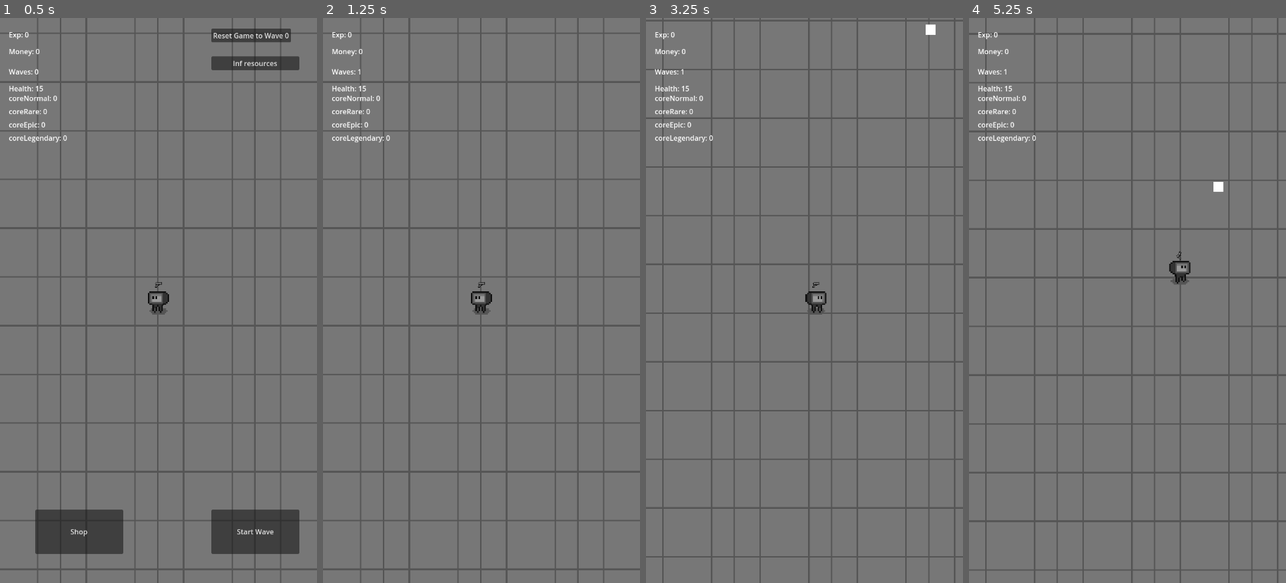
Above: before the commit, frames 1-4 (left to right).
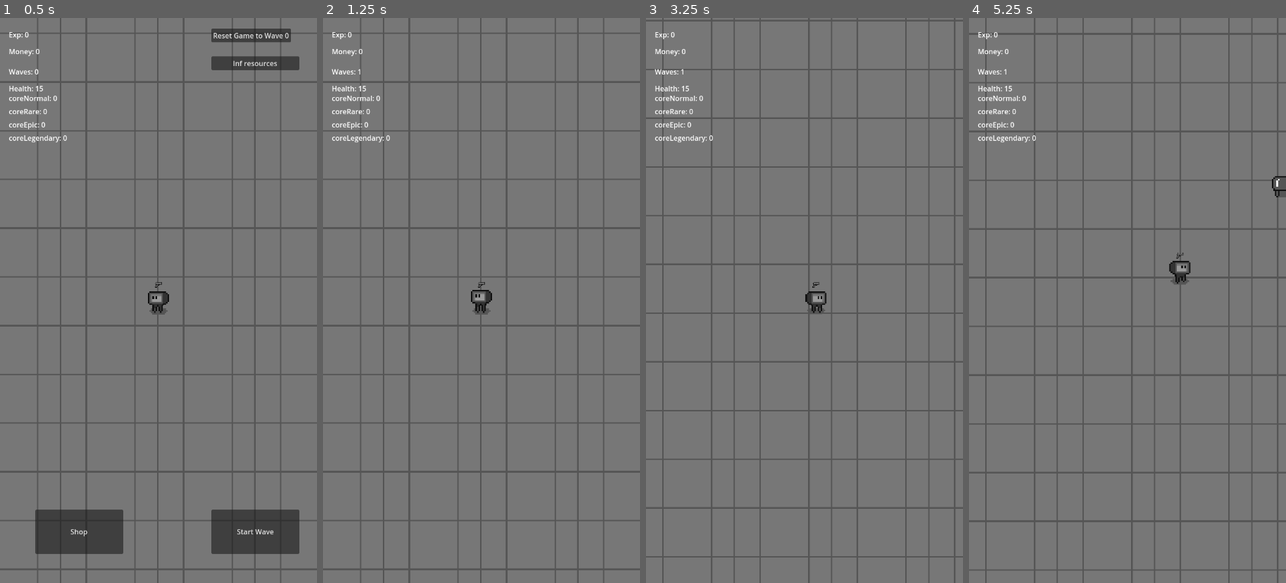
Above: after the commit, the same moments.

Repository: Davideee03/MobileComputing
Game: Godot game, scene res://Scenes/Towns/Town.tscn
The game is run twice, just before and just after one commit, with the same random seed, the same clock (stepped at 60 frames per second) and the same inputs. Sound files missing from this copy of the repository are replaced by a short silence.
Inputs (mouse positions are in pixels of both pictures, inside the frame that each line leads up to):
- Up to frame 1 (0.5 s): no input
- Up to frame 2 (1.25 s): click "Start Wave" at 0.5 s
- Up to frame 3 (3.25 s): move the mouse to (874, 272) at 1.27 s; tap A (a) at 1.35, 2.85 s; click (874, 272) at 1.42 s; tap Enter at 2 s; drag from (741, 328) to (804, 300) at 2.02 s; move the mouse to (836, 176) at 2.77 s; click (836, 176) at 2.92 s
- Up to frame 4 (5.25 s): drag from (1111, 413) to (1140, 300) at 3.52 s; move the mouse to (1222, 385) at 4.27 s; tap A (a) at 4.35 s; click (1222, 385) at 4.42 s; drag from (1032, 215) to (1222, 176) at 5.02 s

Frame 1 is identical in both runs. In frame 2, less than 0.1% of the frame differs, in the area x 46-54%, y 48-52%; in frame 3, less than 0.1%; in frame 4, 0.2%, in the area x 65-100%, y 28-43%.

Commit message:
Dasher enemy
A new enemy that uses a state machine

Diff:
--- a/Scenes/Enemies/Dasher/Dasher.tscn
+++ b/Scenes/Enemies/Dasher/Dasher.tscn
@@ -7,8 +7,8 @@
 [ext_resource type="Script" path="res://Scripts/Enemies/Dasher/IdleDasherState.gd" id="3_xoo5o"]
 [ext_resource type="Script" path="res://Scripts/Enemies/Dasher/ChaseDasherState.gd" id="4_4h2d7"]
 [ext_resource type="Script" path="res://Scripts/Enemies/Dasher/DashDasherState.gd" id="5_7mdq2"]
-
-[sub_resource type="RectangleShape2D" id="RectangleShape2D_ixlum"]
+[ext_resource type="Texture2D" uid="uid://ckvncrx32culf" path="res://Sprites/Enemies/Dasher.png" id="8_vofbw"]
+[ext_resource type="Texture2D" uid="uid://cq4irhh5imy38" path="res://Sprites/Player/PlayerShadow.png" id="9_5onrp"]
 
 [sub_resource type="CircleShape2D" id="CircleShape2D_u42id"]
 radius = 150.0
@@ -17,19 +17,86 @@
 
 [sub_resource type="RectangleShape2D" id="RectangleShape2D_bk1gu"]
 
-[node name="Dasher" type="CharacterBody2D"]
+[sub_resource type="Animation" id="Animation_555si"]
+resource_name = "Charge"
+length = 0.1
+step = 0.1
+tracks/0/type = "value"
+tracks/0/imported = false
+tracks/0/enabled = true
+tracks/0/path = NodePath("EnemySprite:frame_coords")
+tracks/0/interp = 1
+tracks/0/loop_wrap = true
+tracks/0/keys = {
+"times": PackedFloat32Array(0),
+"transitions": PackedFloat32Array(1),
+"update": 1,
+"values": [Vector2i(4, 0)]
+}
+
+[sub_resource type="Animation" id="Animation_pdp8r"]
+resource_name = "Dash"
+length = 0.1
+step = 0.1
+tracks/0/type = "value"
+tracks/0/imported = false
+tracks/0/enabled = true
+tracks/0/path = NodePath("EnemySprite:frame_coords")
+tracks/0/interp = 1
+tracks/0/loop_wrap = true
+tracks/0/keys = {
+"times": PackedFloat32Array(0),
+"transitions": PackedFloat32Array(1),
+"update": 1,
+"values": [Vector2i(5, 0)]
+}
+
+[sub_resource type="Animation" id="Animation_1gnyv"]
+length = 0.001
+tracks/0/type = "value"
+tracks/0/imported = false
+tracks/0/enabled = true
+tracks/0/path = NodePath("EnemySprite:frame_coords")
+tracks/0/interp = 1
+tracks/0/loop_wrap = true
+tracks/0/keys = {
+"times": PackedFloat32Array(0),
+"transitions": PackedFloat32Array(1),
+"update": 1,
+"values": [Vector2i(0, 0)]
+}
+
+[sub_resource type="Animation" id="Animation_wt5lu"]
+resource_name = "Walk"
+length = 0.4
+loop_mode = 1
+step = 0.1
+tracks/0/type = "value"
+tracks/0/imported = false
+tracks/0/enabled = true
+tracks/0/path = NodePath("EnemySprite:frame_coords")
+tracks/0/interp = 1
+tracks/0/loop_wrap = true
+tracks/0/keys = {
+"times": PackedFloat32Array(0, 0.1, 0.2, 0.3),
+"transitions": PackedFloat32Array(1, 1, 1, 1),
+"update": 1,
+"values": [Vector2i(0, 0), Vector2i(1, 0), Vector2i(2, 0), Vector2i(3, 0)]
+}
+
+[sub_resource type="AnimationLibrary" id="AnimationLibrary_vims4"]
+_data = {
+"Charge": SubResource("Animation_555si"),
+"Dash": SubResource("Animation_pdp8r"),
+"RESET": SubResource("Animation_1gnyv"),
+"Walk": SubResource("Animation_wt5lu")
+}
+
+[node name="Dasher" type="Node2D"]
 script = ExtResource("1_8cgav")
 value = 3
 damage = 4
-
-[node name="ColorRect" type="ColorRect" parent="."]
-offset_left = -10.0
-offset_top = -10.0
-offset_right = 10.0
-offset_bottom = 10.0
-
-[node name="CollisionShape2D" type="CollisionShape2D" parent="."]
-shape = SubResource("RectangleShape2D_ixlum")
+health = 12
 
 [node name="Areas" type="Node2D" parent="."]
 
@@ -51,8 +118,6 @@
 [node name="CollisionShape2D" type="CollisionShape2D" parent="Areas/EnemyHealthSystem"]
 shape = SubResource("RectangleShape2D_bk1gu")
 
-[node name="EnemySprite" type="Sprite2D" parent="."]
-
 [node name="StateMachine" type="Node" parent="." node_paths=PackedStringArray("CURRENT_STATE")]
 script = ExtResource("2_tuqdk")
 CURRENT_STATE = NodePath("IdleDasherState")
@@ -65,7 +130,22 @@
 
 [node name="DashDasherState" type="Node" parent="StateMachine"]
 script = ExtResource("5_7mdq2")
-speed = null
+
+[node name="EnemySprite" type="Sprite2D" parent="."]
+scale = Vector2(3, 3)
+texture = ExtResource("8_vofbw")
+hframes = 6
+
+[node name="AnimationPlayer" type="AnimationPlayer" parent="."]
+libraries = {
+"": SubResource("AnimationLibrary_vims4")
+}
+
+[node name="PlayerShadow" type="Sprite2D" parent="."]
+z_index = -5
+position = Vector2(0, 18)
+scale = Vector2(3, 3)
+texture = ExtResource("9_5onrp")
 
 [connection signal="area_entered" from="Areas/PlayerDetector" to="StateMachine/ChaseDasherState" method="_on_player_detector_area_entered"]
 [connection signal="area_exited" from="Areas/PlayerDetector" to="StateMachine/DashDasherState" method="_on_player_detector_area_exited"]
--- a/Scenes/Enemies/DefaultEnemy/EnemyDefault.tscn
+++ b/Scenes/Enemies/DefaultEnemy/EnemyDefault.tscn
@@ -51,13 +51,11 @@
 "Walk": SubResource("Animation_27yhv")
 }
 
-[sub_resource type="RectangleShape2D" id="RectangleShape2D_p1tu5"]
-
-[node name="DefaultEnemy" type="CharacterBody2D"]
+[node name="DefaultEnemy" type="Node2D"]
 top_level = true
-collision_layer = 0
-collision_mask = 0
 script = ExtResource("1_byofy")
+value = 2
+health = 7
 
 [node name="HealthSystem" type="Area2D" parent="."]
 collision_layer = 4
@@ -82,6 +80,7 @@
 scale = Vector2(3, 3)
 texture = ExtResource("4_p2thn")
 hframes = 4
+frame = 2
 
 [node name="PlayerShadow" type="Sprite2D" parent="."]
 position = Vector2(0, 20)
@@ -95,7 +94,4 @@
 }
 autoplay = "Walk"
 
-[node name="CollisionShape2D" type="CollisionShape2D" parent="."]
-shape = SubResource("RectangleShape2D_p1tu5")
-
 [connection signal="area_entered" from="Hitbox" to="Hitbox" method="_on_area_entered"]
--- /dev/null
+++ b/Scenes/Enemies/Shooter/Shooter.tscn
@@ -0,0 +1,3 @@
+[gd_scene format=3 uid="uid://c3uky5qtvghti"]
+
+[node name="Shooter" type="Node2D"]
--- a/Scenes/Player/Player.tscn
+++ b/Scenes/Player/Player.tscn
@@ -117,8 +117,26 @@
 "values": [Vector2(0, 22), Vector2(0, 20), Vector2(0, 22), Vector2(0, 20)]
 }
 
+[sub_resource type="Animation" id="Animation_cp11l"]
+resource_name = "Idle"
+length = 0.8
+loop_mode = 1
+tracks/0/type = "value"
+tracks/0/imported = false
+tracks/0/enabled = true
+tracks/0/path = NodePath("Player:frame_coords")
+tracks/0/interp = 1
+tracks/0/loop_wrap = true
+tracks/0/keys = {
+"times": PackedFloat32Array(0, 0.466667),
+"transitions": PackedFloat32Array(1, 1),
+"update": 1,
+"values": [Vector2i(4, 0), Vector2i(5, 0)]
+}
+
 [sub_resource type="AnimationLibrary" id="AnimationLibrary_a82nh"]
 _data = {
+"Idle": SubResource("Animation_cp11l"),
 "RESET": SubResource("Animation_lex7a"),
 "Walk": SubResource("Animation_lm157")
 }
@@ -181,7 +199,7 @@
 z_index = 10
 scale = Vector2(3, 3)
 texture = ExtResource("2_hx48d")
-hframes = 4
+hframes = 6
 
 [node name="AudioStreamPlayer" type="AudioStreamPlayer" parent="."]
 volume_db = -6.0
--- a/Scripts/Enemies/Dasher/ChaseDasherState.gd
+++ b/Scripts/Enemies/Dasher/ChaseDasherState.gd
@@ -3,14 +3,18 @@
 extends DasherMovementState
 
 @export_category("Movement")
-@export var speed : float = 100.0
+@export var speed : float = 150.0
 
 var dash : bool = false
 
+func enter() -> void:
+	ANIMATOR.play("Walk")
+	DASHER.update_speed(speed)
+
 func update(delta):
 	var direction : Vector2 = DASHER.global_position.direction_to(TARGET.global_position)
-	DASHER.update_input(speed, direction)
-	DASHER.update_velocity()
+	DASHER.update_direction(direction)
+	DASHER.update_velocity(delta)
 
 	if dash:
 		transition.emit("DashDasherState")
--- a/Scripts/Enemies/Dasher/DashDasherState.gd
+++ b/Scripts/Enemies/Dasher/DashDasherState.gd
@@ -3,17 +3,24 @@
 extends DasherMovementState
 
 @export_category("Movement")
-@export var speed : float = 300.0
+@export var speed : float = 450.0
 
-var direction : Vector2
 var idle : bool = false
 
 func enter() -> void:
-	direction = DASHER.global_position.direction_to(PLAYER.global_position)
-	DASHER.update_input(speed, direction)
+	DASHER.update_speed(0)
+	ANIMATOR.play("Charge")
+
+	var direction : Vector2 = DASHER.global_position.direction_to(PLAYER.global_position)
+	DASHER.update_direction(direction)
+
+	await ANIMATOR.animation_finished
+
+	ANIMATOR.play("Dash")
+	DASHER.update_speed(speed)
 
 func update(delta):
-	DASHER.update_velocity()
+	DASHER.update_velocity(delta)
 
 	if idle:
 		transition.emit("IdleDasherState")
--- a/Scripts/Enemies/Dasher/DasherMovement.gd
+++ b/Scripts/Enemies/Dasher/DasherMovement.gd
@@ -2,8 +2,13 @@
 
 extends Enemy
 
-func update_input(speed: float, direction : Vector2) -> void:
-	velocity = direction*speed
+func update_speed(speed_state: float) -> void:
+	speed = speed_state
 
-func update_velocity():
-	move_and_slide()
+func update_direction(direction_state: Vector2) -> void:
+	direction = direction_state
+	if (direction_state.x>0&&!enemy_sprite.flip_h)||(direction_state.x<0&&enemy_sprite.flip_h):
+		enemy_sprite.flip_h = !enemy_sprite.flip_h
+
+func update_velocity(delta: float):
+	global_position += direction * speed * delta
--- a/Scripts/Enemies/Dasher/DasherMovementState.gd
+++ b/Scripts/Enemies/Dasher/DasherMovementState.gd
@@ -5,9 +5,11 @@
 var DASHER : Dasher
 var TARGET : Node2D
 var PLAYER : CharacterBody2D
+var ANIMATOR : AnimationPlayer
 
 func _ready() -> void:
 	await owner.ready
 	DASHER = owner as Dasher
 	TARGET = DASHER.target
 	PLAYER = DASHER.player
+	ANIMATOR = DASHER.animation_player
--- a/Scripts/Enemies/Dasher/IdleDasherState.gd
+++ b/Scripts/Enemies/Dasher/IdleDasherState.gd
@@ -10,5 +10,6 @@
 @export var max_idle_time : float = 0.2
 
 func enter() -> void:
+	ANIMATOR.play("Charge")
 	await get_tree().create_timer(max_idle_time).timeout
 	transition.emit("ChaseDasherState")
--- a/Scripts/Enemies/Enemy.gd
+++ b/Scripts/Enemies/Enemy.gd
@@ -1,8 +1,9 @@
 class_name Enemy
-extends CharacterBody2D
+extends Node2D
 
 @export var value : int = 1
 @export var damage : int = 5
+@export var health : int = 20
 
 @export_subgroup("Money")
 @export var min_money_drop : int = 1
@@ -28,6 +29,13 @@
 
 #Get the sprite
 @onready var enemy_sprite: Sprite2D = $EnemySprite
+
+#Movement
+var speed : float
+var direction : Vector2
+
+#Animation
+@onready var animation_player: AnimationPlayer = $AnimationPlayer
 
 func _init() -> void:
 	top_level = true
--- a/Scripts/Enemies/Health/EnemyHealthSystem.gd
+++ b/Scripts/Enemies/Health/EnemyHealthSystem.gd
@@ -1,7 +1,10 @@
 class_name EnemyHealthSystem
 extends Area2D
 
-var health : float = 15.0
+var health : int
+
+func _ready() -> void:
+	health = owner.health
 
 func take_damage(damage : float):
 	health-=damage
--- a/Scripts/Enemies/Spawners.gd
+++ b/Scripts/Enemies/Spawners.gd
@@ -31,7 +31,7 @@
 	else: enemies_defeated-=enemy_value
 
 	#Wave ended, no more enemies present
-	if enemies_defeated>=max_enemies:
+	if enemies_defeated>=current_enemies:
 		end_wave()
 
 ###We'll add a victory ui from here
@@ -88,5 +88,4 @@
 #Called by Global if the player is defeated
 func defeat():
 	player_is_dead = true
-
 	print("Player has lost")
--- a/Scripts/Player/Player.gd
+++ b/Scripts/Player/Player.gd
@@ -30,7 +30,7 @@
 			animation_player.play("Walk", -1, 2)
 		else:
 			first_position = global_position
-			animation_player.stop()
+			animation_player.play("Idle", -1, 0.8)
 	#If ScreenDrag get the finger direction
 	elif event is InputEventScreenDrag:
 		var target : Vector2 = (event.position - (get_viewport().size*0.5))
Not shown: 1 places in Scenes/Enemies/Dasher/Dasher.tscn that only renumber resources
Not shown: 1 places in Scenes/Enemies/DefaultEnemy/EnemyDefault.tscn that only renumber resources
Not shown: 1 places in Scenes/Player/Player.tscn that only renumber resources
Binary file added: Sprites/Enemies/Dasher.png
Not shown, added: Sprites/Enemies/Dasher.png.import
Binary file changed: Sprites/Player/Player.png
